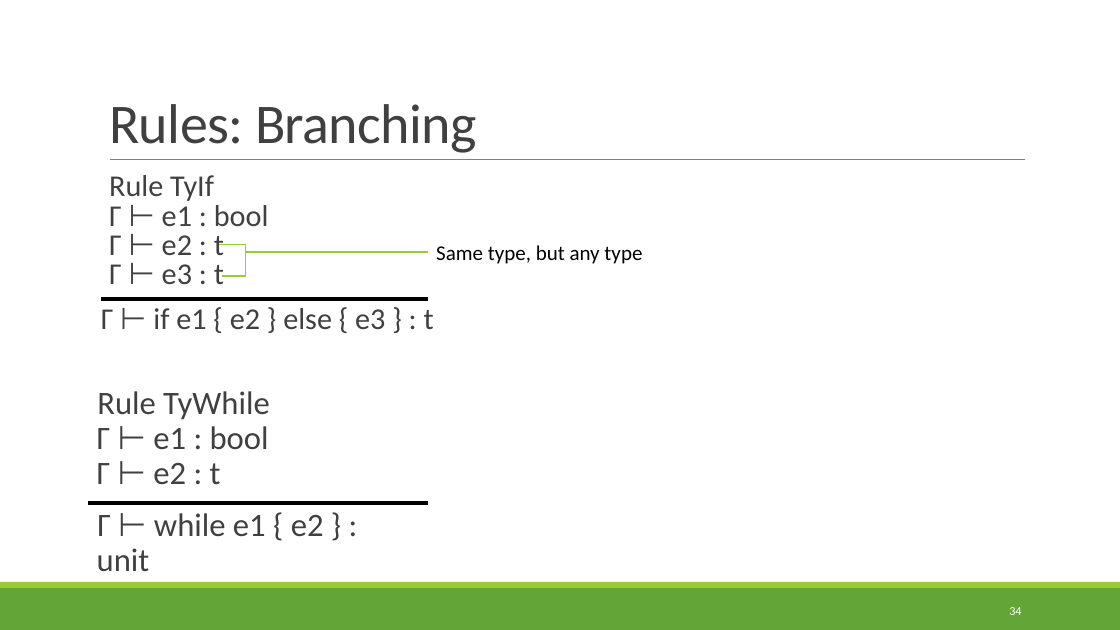
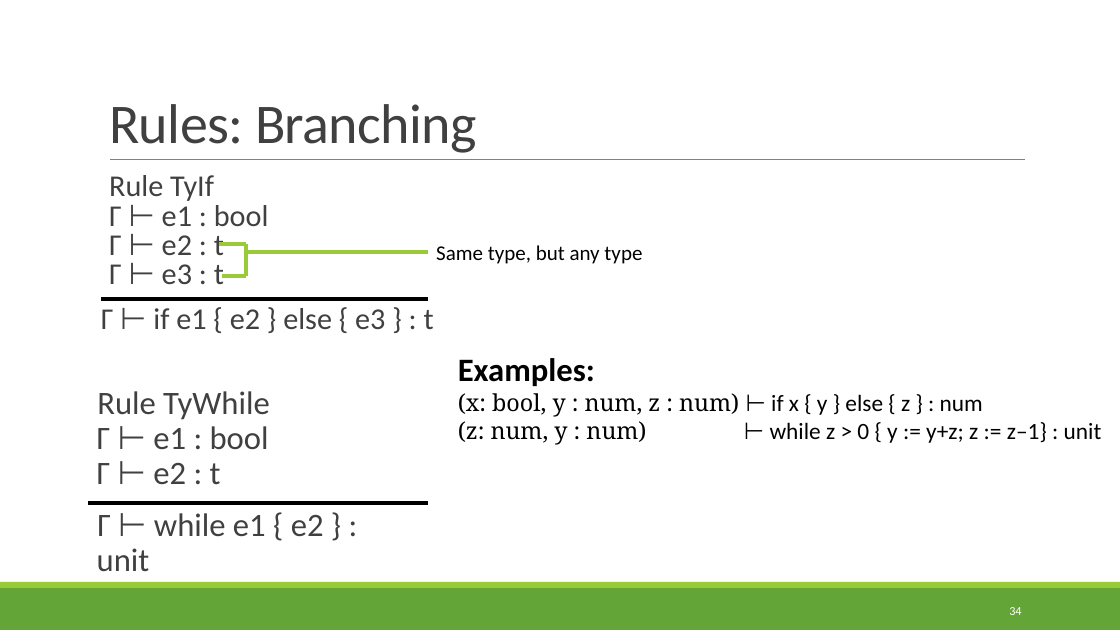
Before and after one commit to rbohrer/pl-course, a slide deck: slide 34 of LectureSlides/07Types.pptx. Drawn at 1120x630 pixels with LibreOffice and Linux fonts; fonts in the diff are those of the drawing. Boxes give left, top, right and bottom in pixels: in the first picture for what was removed or moved away, otherwise in the second. Text is boxed around its words. In the diff, an @@ line names an element or a change of style, - is before the commit and + after.

```diff
--- a/LectureSlides/07Types.pptx
+++ b/LectureSlides/07Types.pptx
@@ line (219, 245) - (246, 245): stroke #99CB38 1 pt to #99CB38 3 pt @@
@@ line (428, 252) - (246, 252): stroke #99CB38 1 pt to #99CB38 3 pt @@
@@ line (246, 276) - (246, 245): stroke #99CB38 1 pt to #99CB38 3 pt @@
@@ line (223, 276) - (246, 276): stroke #99CB38 1 pt to #99CB38 3 pt @@
@@ text added at (x1=458, y1=358, x2=1102, y2=445), 20 pt, text #000000 @@
+Examples:
+(x: bool, y : num, z : num) ⊢ if x { y } else { z } : num
+(z: num, y : num) ⊢ while z > 0 { y := y+z; z := z–1} : unit
```
Also in this commit, not shown: 4 other slides changed.
